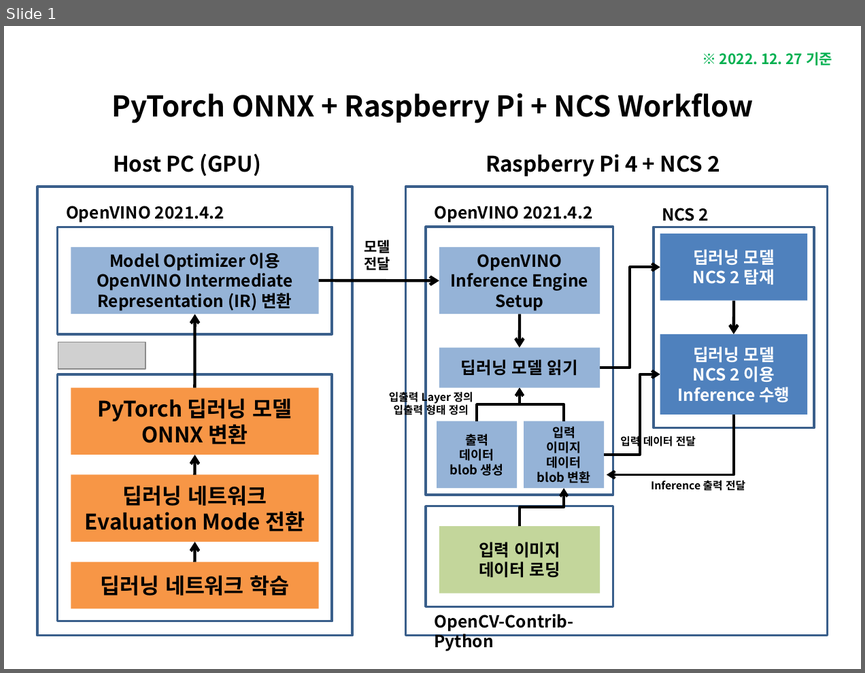
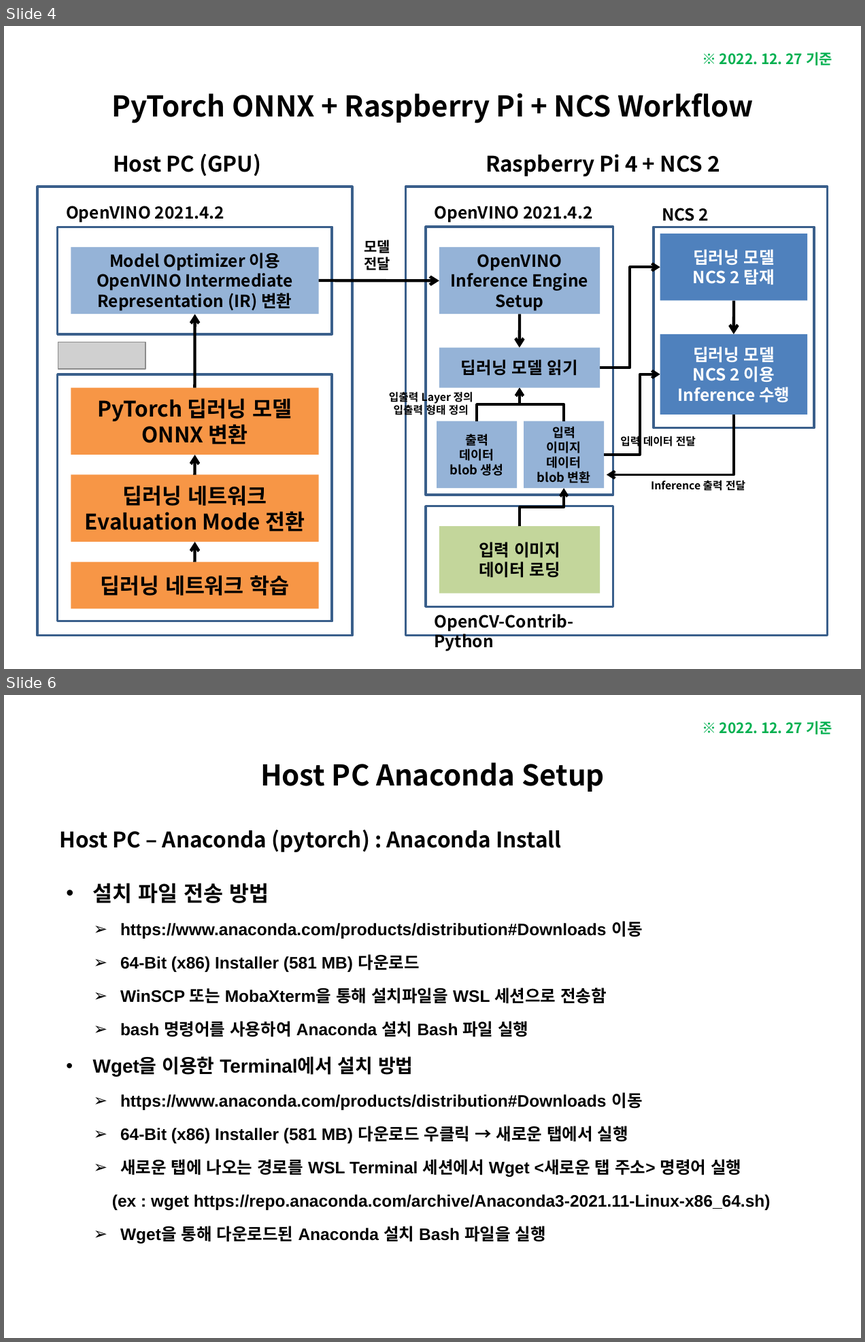
Before and after one commit to luwis93choi/Lecture-Materials-, a slide deck: PyTorch ONNX + Raspberry Pi + NCS Workflow.pptx. Shown one above the other, each under a label of ours: slide 1 before the commit, slides 4 and 6 after it; the slides between them are not shown. The pictures are 865x673 and 865x1342 pixels, drawn with LibreOffice and Linux fonts; fonts in the diff are those of the drawing; grey boxes stand for pictures. Boxes give left, top, right and bottom in pixels: in the first picture for what was removed or moved away, otherwise in the second. Text is boxed around its words. In the diff, an @@ line names an element or a change of style, - is before the commit and + after.

```diff
--- a/PyTorch ONNX + Raspberry Pi + NCS Workflow.pptx
+++ b/PyTorch ONNX + Raspberry Pi + NCS Workflow.pptx
@@ slide 6 added at (4,695,861,1338), background #FFFFFF @@
@@ text added at (719,721,832,734), 12 pt, text #00B050, bold @@
+※ 2022. 12. 27 기준
@@ title added at (260,762,604,792), 24 pt, text #000000, bold @@
+Host PC Anaconda Setup
@@ text added at (59,830,561,852), 18 pt, text #000000, bold @@
+Host PC – Anaconda (pytorch) : Anaconda Install
@@ text added at (93,883,770,1244), 14 pt, text #000000, bold @@
+• 설치 파일 전송 방법
+  ➢ https://www.anaconda.com/products/distribution#Downloads 이동
+  ➢ 64-Bit (x86) Installer (581 MB) 다운로드
+  ➢ WinSCP 또는 MobaXterm을 통해 설치파일을 WSL 세션으로 전송함
+  ➢ bash 명령어를 사용하여 Anaconda 설치 Bash 파일 실행
+• Wget을 이용한 Terminal에서 설치 방법
+  ➢ https://www.anaconda.com/products/distribution#Downloads 이동
+  ➢ 64-Bit (x86) Installer (581 MB) 다운로드 우클릭 → 새로운 탭에서 실행
+  ➢ 새로운 탭에 나오는 경로를 WSL Terminal 세션에서 Wget <새로운 탭 주소> 명령어 실행
+  (ex : wget https://repo.anaconda.com/archive/Anaconda3-2021.11-Linux-x86_64.sh)
+  ➢ Wget을 통해 다운로드된 Anaconda 설치 Bash 파일을 실행
@@ what was slide 1 is now slide 4 @@
```
Also in this commit, not shown: 5 slides changed, 11 other slides added.
